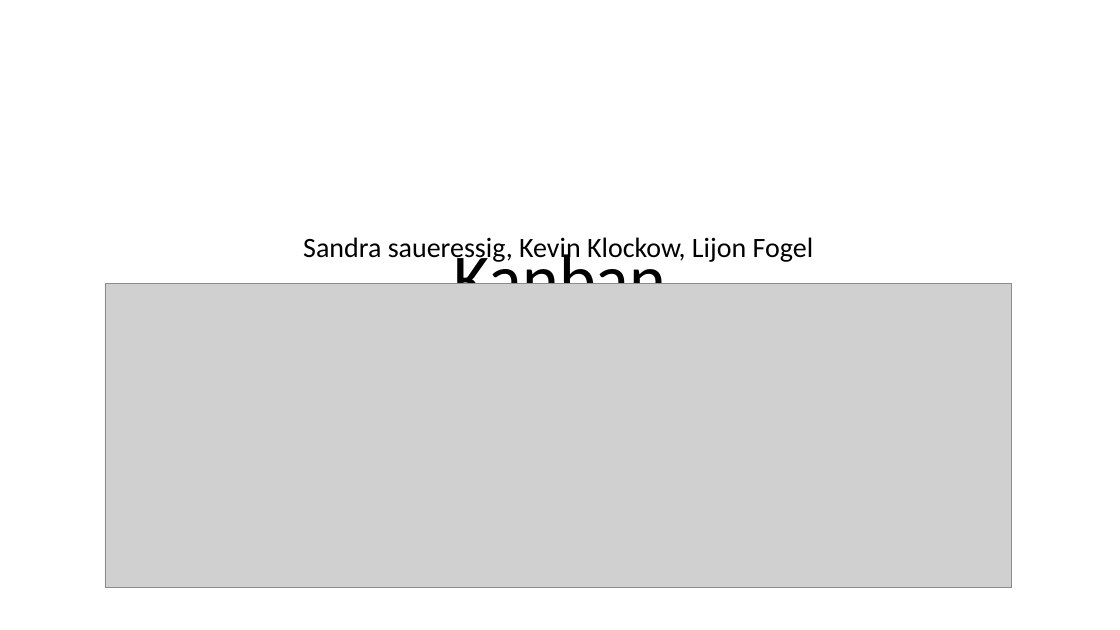
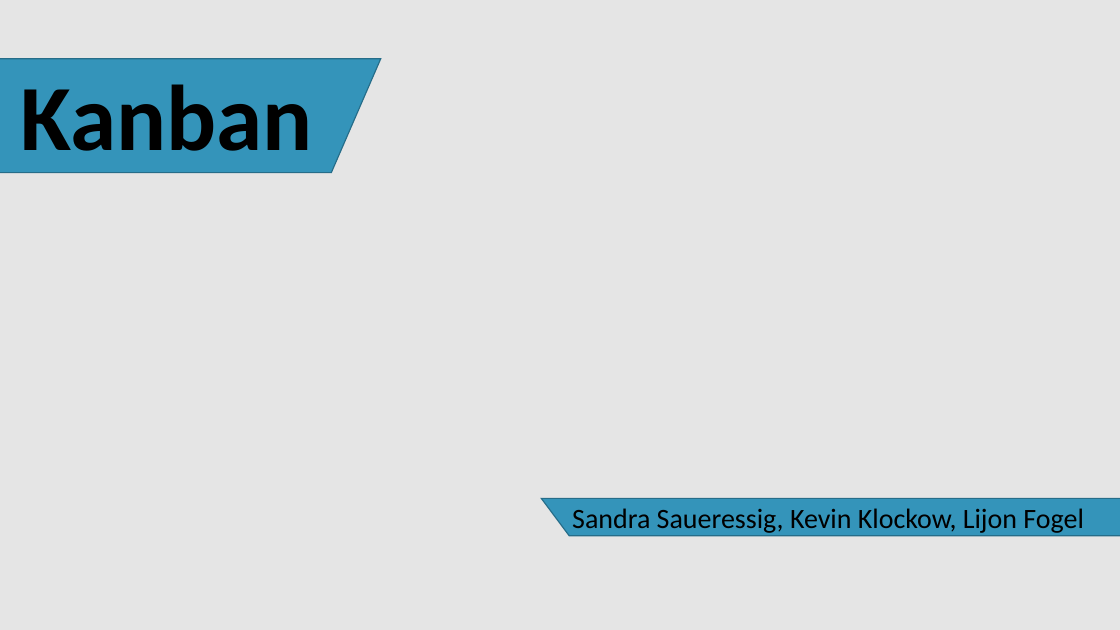
Before and after one commit to myLogic207/myLogic207.github.io, a slide deck: slide 1 of IF11C/plusd/resources/Kanban/Kanban_präs_new.pptx. Drawn at 1120x630 pixels with LibreOffice and Linux fonts; fonts in the diff are those of the drawing; grey boxes stand for pictures; background and template pictures are left out. Boxes give left, top, right and bottom in pixels: in the first picture for what was removed or moved away, otherwise in the second. Text is boxed around its words. In the diff, an @@ line names an element or a change of style, - is before the commit and + after.

```diff
--- a/IF11C/plusd/resources/Kanban/Kanban_präs_new.pptx
+++ b/IF11C/plusd/resources/Kanban/Kanban_präs_new.pptx
@@ rectangle added at (0, 0, 1120, 630), fill #808080 at 20% opacity @@
@@ title "Kanban": place and size @@
-title "Kanban" at (454, 244, 667, 284)
+title "Kanban" at (21, 84, 313, 151)
@@ title "Kanban" at (21, 84, 313, 151): size 60 to 80 pt, bold on @@
@@ freeform shape added at (0, 59, 381, 173), fill #3494BA, outline #266D8A 1 pt @@
@@ picture removed at (105, 283, 1012, 587) @@
@@ freeform shape added at (541, 498, 1120, 535), fill #3494BA, outline #266D8A 1 pt @@
@@ subtitle at (572, 508, 1084, 533): text changed @@
-Sandra saueressig, Kevin Klockow, Lijon Fogel
+Sandra Saueressig, Kevin Klockow, Lijon Fogel
```
Also in this commit, not shown: 10 other slides changed, 1 slide added, 4 other files.
